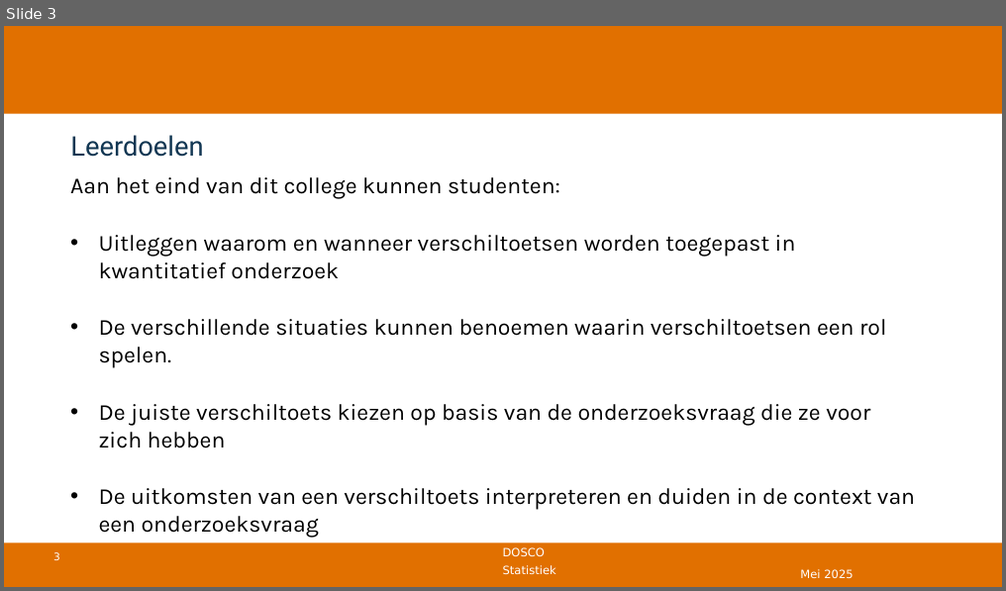
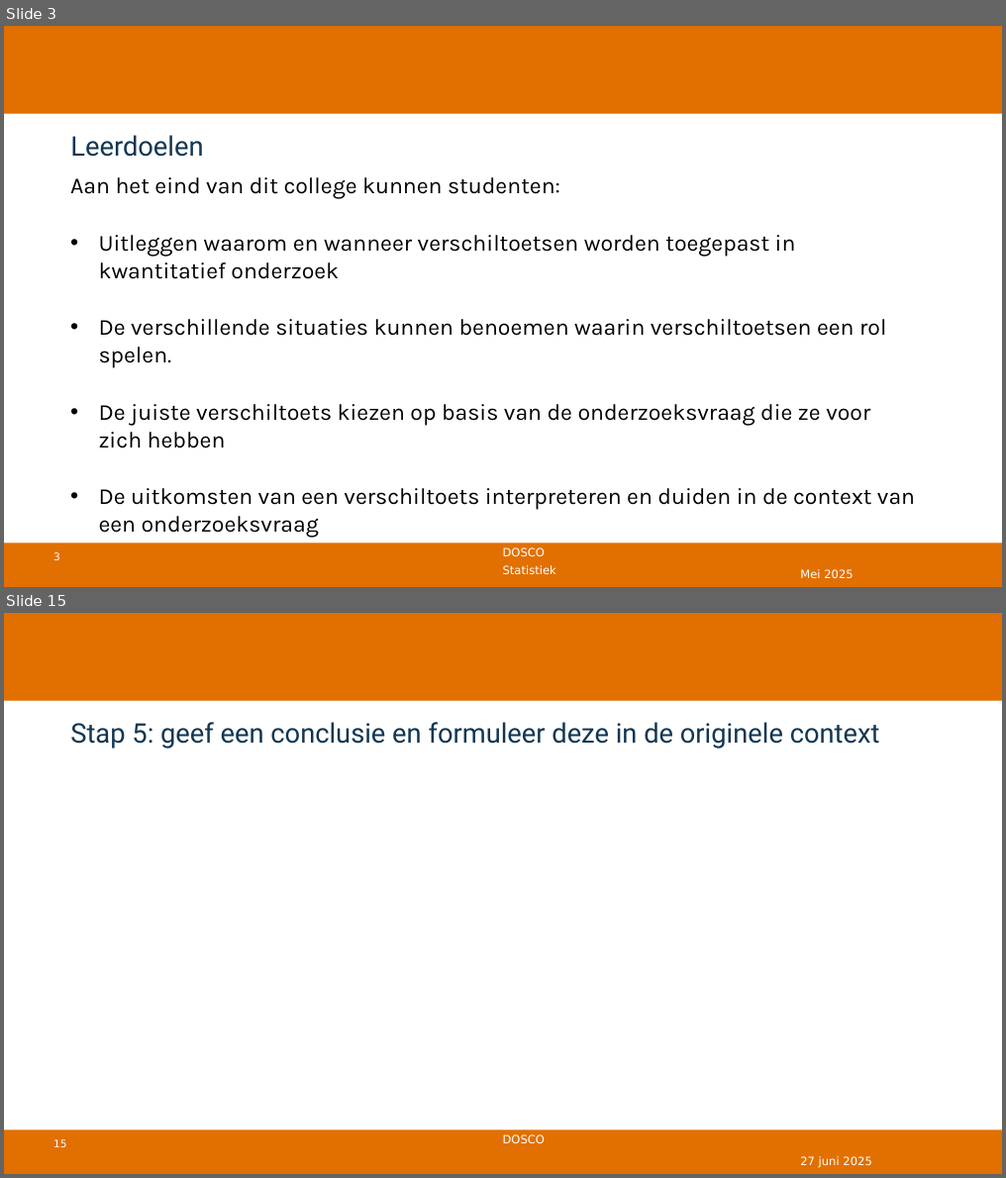
Before and after one commit to DBlom96/Statistiek, a slide deck: Danny/Onderwijs/Statistiek/2024-2025/Slides/Nieuwe slides/Statistiek 2024-2025 -- college 11 -- verschiltoetsen.pptx. Shown one above the other, each under a label of ours: slide 3 before the commit, slides 3 and 15 after it; the slides between them are not shown. The pictures are 1006x591 and 1006x1178 pixels, drawn with LibreOffice and Linux fonts; fonts in the diff are those of the drawing; grey boxes stand for pictures; background and template pictures are left out. Boxes give left, top, right and bottom in pixels: in the first picture for what was removed or moved away, otherwise in the second. Text is boxed around its words. In the diff, an @@ line names an element or a change of style, - is before the commit and + after.

```diff
--- a/Danny/Onderwijs/Statistiek/2024-2025/Slides/Nieuwe slides/Statistiek 2024-2025 -- college 11 -- verschiltoetsen.pptx
+++ b/Danny/Onderwijs/Statistiek/2024-2025/Slides/Nieuwe slides/Statistiek 2024-2025 -- college 11 -- verschiltoetsen.pptx
@@ slide 15 added at [4,613,1002,1174], background #FFFFFF; not listed: 4 template elements that a slide beside it also shows @@
@@ title added at [70,722,880,749], 26 pt, text #113652 @@
+Stap 5: geef een conclusie en formuleer deze in de originele context
@@ text added at [800,1157,871,1168], 11 pt, text #FFFFFF @@
+27 juni 2025
```
Also in this commit, not shown: 6 slides changed, 14 other slides added, 1 slide removed, 5 other files.
